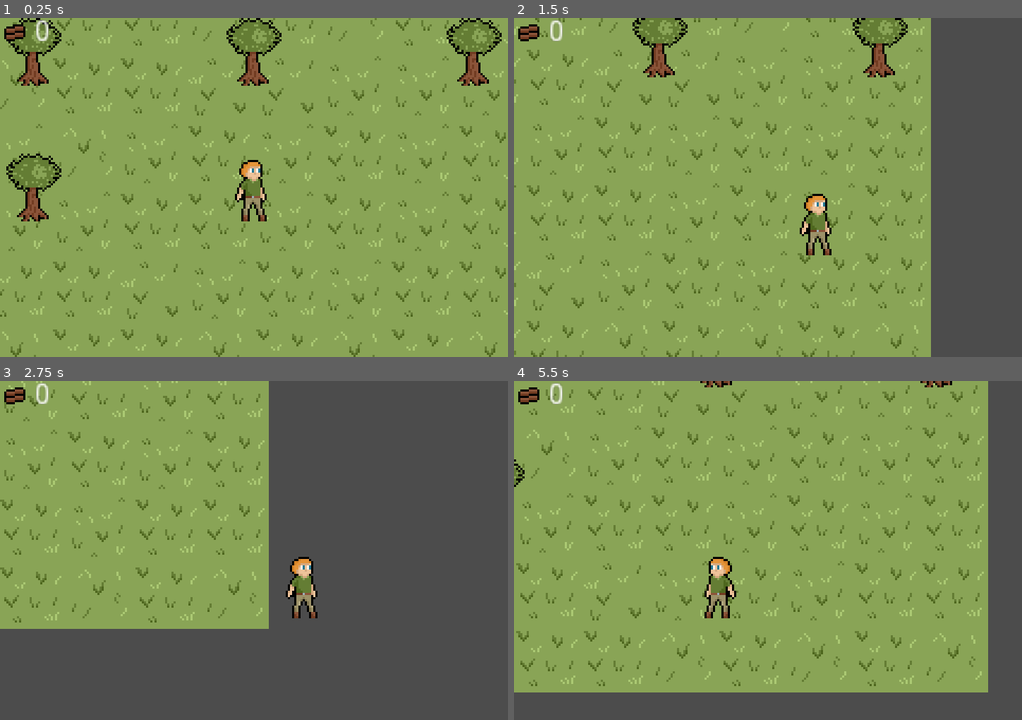
Above: before the commit, frames 1-4 (two rows, left to right).
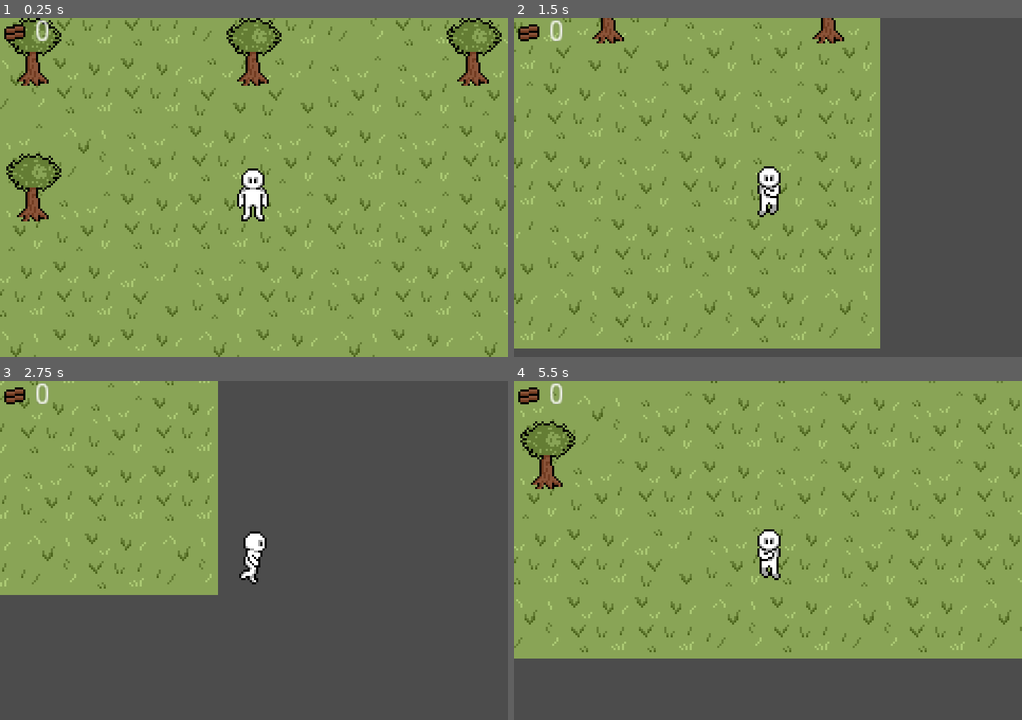
Above: after the commit, the same moments.

Repository: Plains-1727/Goatman
Game: Godot game, scene res://src/scenes/main/Main.tscn
Two runs of this game, one before a commit and one after it. Both use one fixed random seed, a clock stepped at 60 frames per second and the inputs below.
Inputs:
- Up to frame 1 (0.25 s): no input
- Up to frame 2 (1.5 s): tap Enter (ui_accept) at 0.5, 0.77 s; hold Right (ui_right) 0.53-1.28 s; hold Down (ui_down) from 1.28 s (still down)
- Up to frame 3 (2.75 s): tap Enter (ui_accept) at 1.52 s; release Down (ui_down) at 2.03 s; hold Right (ui_right) from 2.03 s (still down)
- Up to frame 4 (5.5 s): release Right (ui_right) at 2.78 s; hold Up (ui_up) 2.78-3.53 s; tap Enter (ui_accept) at 3.02, 3.77, 4.52 s; hold Left (ui_left) 3.53-5.03 s; hold Down (ui_down) from 5.03 s (still down)

The runs differ from the first frame. In frame 1, 0.8% of the frame differs, in the area x 46-53%, y 41-60%; in frame 2, 23%; in frame 3, 16%; in frame 4, 26%, in the area x 0-100%, y 0-92%.

Commit message:
New character sprites and animations

Diff:
--- a/project.godot
+++ b/project.godot
@@ -13,6 +13,11 @@
 "class": "GUI",
 "language": "GDScript",
 "path": "res://src/gui/GUI.gd"
+}, {
+"base": "Node",
+"class": "Inventory",
+"language": "GDScript",
+"path": "res://src/scenes/Inventory.gd"
 }, {
 "base": "StaticBody2D",
 "class": "Repository",
@@ -31,6 +36,7 @@
 } ]
 _global_script_class_icons={
 "GUI": "",
+"Inventory": "",
 "Repository": "",
 "Ressource": "",
 "Tool": ""
--- a/src/characters/hero/Hero.tscn
+++ b/src/characters/hero/Hero.tscn
@@ -1,17 +1,132 @@
-[gd_scene load_steps=6 format=2]
+[gd_scene load_steps=26 format=2]
 
-[ext_resource path="res://res/characters/hero/hero.png" type="Texture" id=1]
+[ext_resource path="res://res/characters/hero/hero_sheet.png" type="Texture" id=1]
 [ext_resource path="res://src/characters/hero/PlayerController.gd" type="Script" id=2]
 [ext_resource path="res://src/tools/Axe.tscn" type="PackedScene" id=3]
 
 [sub_resource type="RectangleShape2D" id=1]
 extents = Vector2( 10, 8 )
 
-[sub_resource type="SpriteFrames" id=2]
+[sub_resource type="AtlasTexture" id=2]
+atlas = ExtResource( 1 )
+region = Rect2( 0, 0, 32, 32 )
+
+[sub_resource type="AtlasTexture" id=3]
+atlas = ExtResource( 1 )
+region = Rect2( 32, 0, 32, 32 )
+
+[sub_resource type="AtlasTexture" id=4]
+atlas = ExtResource( 1 )
+region = Rect2( 128, 0, 32, 32 )
+
+[sub_resource type="AtlasTexture" id=5]
+atlas = ExtResource( 1 )
+region = Rect2( 160, 0, 32, 32 )
+
+[sub_resource type="AtlasTexture" id=6]
+atlas = ExtResource( 1 )
+region = Rect2( 192, 0, 32, 32 )
+
+[sub_resource type="AtlasTexture" id=7]
+atlas = ExtResource( 1 )
+region = Rect2( 224, 0, 32, 32 )
+
+[sub_resource type="AtlasTexture" id=8]
+atlas = ExtResource( 1 )
+region = Rect2( 96, 0, 32, 32 )
+
+[sub_resource type="AtlasTexture" id=9]
+atlas = ExtResource( 1 )
+region = Rect2( 256, 0, 32, 32 )
+
+[sub_resource type="AtlasTexture" id=10]
+atlas = ExtResource( 1 )
+region = Rect2( 288, 0, 32, 32 )
+
+[sub_resource type="AtlasTexture" id=11]
+atlas = ExtResource( 1 )
+region = Rect2( 320, 0, 32, 32 )
+
+[sub_resource type="AtlasTexture" id=12]
+atlas = ExtResource( 1 )
+region = Rect2( 352, 0, 32, 32 )
+
+[sub_resource type="AtlasTexture" id=13]
+atlas = ExtResource( 1 )
+region = Rect2( 64, 0, 32, 32 )
+
+[sub_resource type="AtlasTexture" id=14]
+atlas = ExtResource( 1 )
+region = Rect2( 512, 0, 32, 32 )
+
+[sub_resource type="AtlasTexture" id=15]
+atlas = ExtResource( 1 )
+region = Rect2( 544, 0, 32, 32 )
+
+[sub_resource type="AtlasTexture" id=16]
+atlas = ExtResource( 1 )
+region = Rect2( 576, 0, 32, 32 )
+
+[sub_resource type="AtlasTexture" id=17]
+atlas = ExtResource( 1 )
+region = Rect2( 608, 0, 32, 32 )
+
+[sub_resource type="AtlasTexture" id=18]
+atlas = ExtResource( 1 )
+region = Rect2( 384, 0, 32, 32 )
+
+[sub_resource type="AtlasTexture" id=19]
+atlas = ExtResource( 1 )
+region = Rect2( 416, 0, 32, 32 )
+
+[sub_resource type="AtlasTexture" id=20]
+atlas = ExtResource( 1 )
+region = Rect2( 448, 0, 32, 32 )
+
+[sub_resource type="AtlasTexture" id=21]
+atlas = ExtResource( 1 )
+region = Rect2( 480, 0, 32, 32 )
+
+[sub_resource type="SpriteFrames" id=22]
 animations = [ {
-"frames": [ ExtResource( 1 ) ],
+"frames": [ SubResource( 2 ) ],
 "loop": true,
-"name": "Idle",
+"name": "idle_down",
+"speed": 5.0
+}, {
+"frames": [ SubResource( 3 ) ],
+"loop": true,
+"name": "idle_right",
+"speed": 5.0
+}, {
+"frames": [ SubResource( 4 ), SubResource( 5 ), SubResource( 6 ), SubResource( 7 ) ],
+"loop": true,
+"name": "walk_right",
+"speed": 5.0
+}, {
+"frames": [ SubResource( 8 ) ],
+"loop": true,
+"name": "idle_left",
+"speed": 5.0
+}, {
+"frames": [ SubResource( 9 ), SubResource( 10 ), SubResource( 11 ), SubResource( 12 ) ],
+"loop": true,
+"name": "walk_left",
+"speed": 5.0
+}, {
+"frames": [ SubResource( 13 ) ],
+"loop": true,
+"name": "idle_up",
+"speed": 5.0
+}, {
+"frames": [ SubResource( 14 ), SubResource( 15 ), SubResource( 16 ), SubResource( 17 ) ],
+"loop": true,
+"name": "walk_up",
+"speed": 5.0
+}, {
+"frames": [ SubResource( 18 ), SubResource( 19 ), SubResource( 20 ), SubResource( 21 ) ],
+"loop": true,
+"name": "walk_down",
 "speed": 5.0
 } ]
 
@@ -21,16 +136,16 @@
 
 [node name="Camera2D" type="Camera2D" parent="."]
 current = true
-drag_margin_h_enabled = true
-drag_margin_v_enabled = true
 
 [node name="CollisionShape2D" type="CollisionShape2D" parent="."]
 position = Vector2( 0, 8 )
 shape = SubResource( 1 )
 
 [node name="AnimatedSprite" type="AnimatedSprite" parent="."]
-frames = SubResource( 2 )
-animation = "Idle"
+frames = SubResource( 22 )
+animation = "idle_down"
+speed_scale = 1.5
+playing = true
 
 [node name="Tool" type="Node2D" parent="."]
 position = Vector2( 8, 0 )
--- a/src/characters/hero/PlayerController.gd
+++ b/src/characters/hero/PlayerController.gd
@@ -8,10 +8,10 @@
 var equipped_tool : Tool
 
 onready var directions : Dictionary = {
-	"up" : Vector2(0, -1),
-	"down" : Vector2(0, 1),
-	"right" : Vector2(1, 0),
-	"left" : Vector2(-1, 0)
+	"up" : Vector2.UP,
+	"down" : Vector2.DOWN,
+	"right" : Vector2.RIGHT,
+	"left" : Vector2.LEFT
 }
 
 var look_dir : Vector2
@@ -23,26 +23,29 @@
 
 func _physics_process(_delta):
 	var _collider : KinematicCollision2D
+	var is_moving : bool = false
 
 	var prev_dir = look_dir
 
 	if Input.is_action_pressed("ui_up"):
 		look_dir = directions["up"]
 		velocity.y = -speed
+		is_moving = true
 	elif Input.is_action_pressed("ui_down"):
 		look_dir = directions["down"]
 		velocity.y = speed
+		is_moving = true
 	else:
 		velocity.y = 0
 
 	if Input.is_action_pressed("ui_right"):
 		look_dir = directions["right"]
 		velocity.x = speed
-		$AnimatedSprite.flip_h = false
+		is_moving = true
 	elif Input.is_action_pressed("ui_left"):
 		look_dir = directions["left"]
 		velocity.x = -speed
-		$AnimatedSprite.flip_h = true
+		is_moving = true
 	else:
 		velocity.x = 0
 
@@ -57,12 +60,14 @@
 	if can_move:
 		velocity = move_and_slide(velocity)
 
+	play_animation(is_moving, look_dir)
+
 
 func get_equipped_tool() -> void:
 	equipped_tool = $Tool.get_child(0)
 
 
-func flip_tool(direction : Vector2):
+func flip_tool(direction : Vector2) -> void:
 	var tool_offset = 8
 
 	$Tool.position = direction * tool_offset
@@ -71,3 +76,27 @@
 		equipped_tool.get_node("AnimatedSprite").flip_h = true
 	else:
 		equipped_tool.get_node("AnimatedSprite").flip_h = false
+
+
+func play_animation(is_moving : bool, direction : Vector2) -> void:
+	match direction:
+		Vector2.UP:
+			if is_moving:
+				$AnimatedSprite.play("walk_up")
+			else:
+				$AnimatedSprite.play("idle_up")
+		Vector2.DOWN:
+			if is_moving:
+				$AnimatedSprite.play("walk_down")
+			else:
+				$AnimatedSprite.play("idle_down")
+		Vector2.LEFT:
+			if is_moving:
+				$AnimatedSprite.play("walk_left")
+			else:
+				$AnimatedSprite.play("idle_left")
+		Vector2.RIGHT:
+			if is_moving:
+				$AnimatedSprite.play("walk_right")
+			else:
+				$AnimatedSprite.play("idle_right")
--- a/src/environment/tree/Repository.gd
+++ b/src/environment/tree/Repository.gd
@@ -6,20 +6,23 @@
 
 var health : int = 100
 
+var is_depleted : bool = false
+
 
 func _ready():
 	$AnimatedSprite.frame = 0
 
 
-
 func take_damage(damage : int) -> void:
 	health -= damage
 
-	if health <= 0:
+	if health <= 0 and !is_depleted:
 		die()
 
 
 func die():
+	is_depleted = true
+
 	$AnimatedSprite.frame = 1
 
 	var drop = ressource.instance()
Binary file added: res/characters/hero/hero_sheet.png
Not shown, added: res/characters/hero/hero_sheet.png.import
